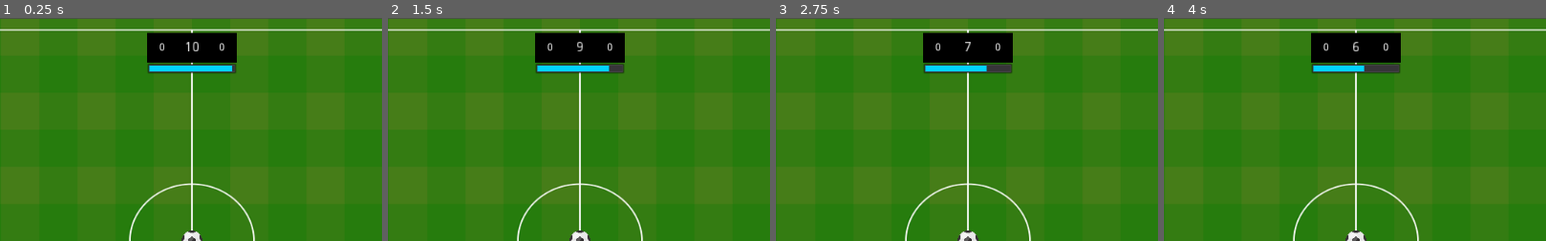
Above: before the commit, frames 1-4 (left to right).
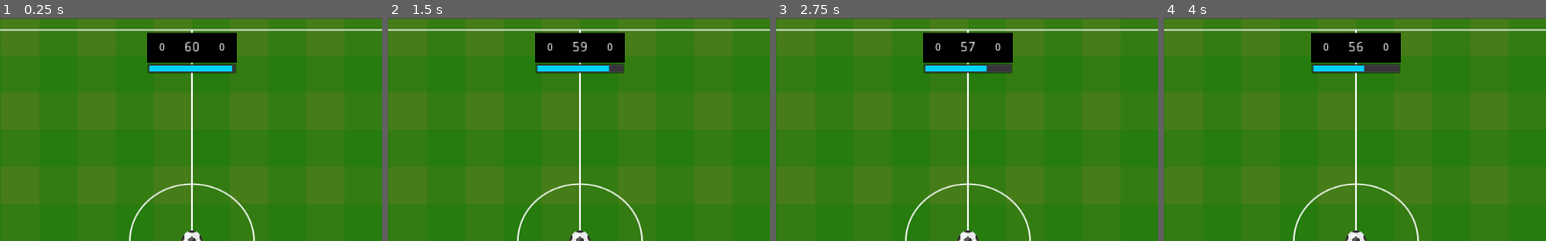
Above: after the commit, the same moments.

Repository: wendeljeske20/CapSoccer
Game: Godot game, scene res://Scenes/Match.tscn
Same seed, same stepped clock (60 frames per second), same inputs: the game is played once before the commit and once after it.
Inputs:
- Up to frame 1 (0.25 s): no input
- Up to frame 2 (1.5 s): tap Enter at 0.5 s; tap Space at 1.25 s
- Up to frame 3 (2.75 s): tap Enter at 2 s
- Up to frame 4 (4 s): tap Space at 2.75 s; tap Enter at 3.5 s
The pictures show only the part of the screen within x 25-75%, y 0-50%; the shares and areas given below are measured in that part.

The runs differ from the first frame. In frame 1, less than 0.1% of the frame differs, in the area x 48-50%, y 10-15%; in frame 2, 0.1%, in the area x 48-52%, y 10-15%; in frame 3, 0.1%; in frame 4, 0.1%.
Error in both runs: Attempt to call function 'add_child' in base 'null instance' on a null instance. (res://Scripts/Player.gd:30)

Commit message:
Adding match parameters and fixing timers

Diff:
--- a/Scenes/Match.tscn
+++ b/Scenes/Match.tscn
@@ -1,10 +1,11 @@
-[gd_scene load_steps=7 format=2]
+[gd_scene load_steps=8 format=2]
 
 [ext_resource path="res://Scenes/Field.tscn" type="PackedScene" id=1]
 [ext_resource path="res://Scenes/MatchManager.tscn" type="PackedScene" id=2]
 [ext_resource path="res://Scenes/Player.tscn" type="PackedScene" id=3]
 [ext_resource path="res://Sprites/black.png" type="Texture" id=4]
 [ext_resource path="res://Scenes/Ball.tscn" type="PackedScene" id=5]
+[ext_resource path="res://Scripts/MatchParameters.gd" type="Script" id=6]
 
 [sub_resource type="StyleBoxFlat" id=1]
 bg_color = Color( 0, 0.831373, 1, 1 )
@@ -83,12 +84,18 @@
 value = 5.0
 percent_visible = false
 
-[node name="MatchTimer" type="Timer" parent="MatchManager/HudManager/ScorePanel"]
+[node name="TurnTimer" type="Timer" parent="MatchManager/HudManager/ScorePanel"]
 wait_time = 10.0
 one_shot = true
-autostart = true
+
+[node name="MatchTimer" type="Timer" parent="MatchManager/HudManager/ScorePanel"]
+wait_time = 60.0
+one_shot = true
 
 [node name="Ball" parent="MatchManager" instance=ExtResource( 5 )]
 
+[node name="MatchParameters" type="Node" parent="MatchManager"]
+script = ExtResource( 6 )
+
 [node name="Camera2D" type="Camera2D" parent="."]
 current = true
--- a/Scripts/MatchManager.gd
+++ b/Scripts/MatchManager.gd
@@ -1,11 +1,16 @@
 extends Node2D
 
+# Game Objects
 onready var player1 = get_node("Player1")
 onready var player2 = get_node("Player2")
 onready var ball = get_node("Ball")
+onready var matchParams = get_node("MatchParameters")
 
-onready var currentPlayer = player1
+var currentPlayer = null
+
+# Timers
 onready var matchTimer = get_node("HudManager/ScorePanel/MatchTimer")
+onready var turnTimer = get_node("HudManager/ScorePanel/TurnTimer")
 onready var timeLabel = get_node("HudManager/ScorePanel/TimeLabel")
 onready var timeBar = get_node("HudManager/ScorePanel/TurnTimeBar")
 
@@ -17,45 +22,54 @@
 var movementDirection = Vector2()
 var changeDirection = false
 
+############
+# Functions
+############
+
 func _ready():
-	player1.startPositions.append(Vector2(-100, 0))
-	player1.startPositions.append(Vector2(-250, +150))
-	player1.startPositions.append(Vector2(-250, -150))
+	# Init players
+	#player1.startPositions.append(Vector2(-100, 0))
+	#player1.startPositions.append(Vector2(-250, +150))
+	#player1.startPositions.append(Vector2(-250, -150))
 
-	player2.startPositions.append(Vector2(100, 0))
-	player2.startPositions.append(Vector2(250, +150))
-	player2.startPositions.append(Vector2(250, -150))
+	#player2.startPositions.append(Vector2(100, 0))
+	#player2.startPositions.append(Vector2(250, +150))
+	#player2.startPositions.append(Vector2(250, -150))
+
+	player1.startPositions = matchParams.GetPlayerPosition(true)
+	player2.startPositions = matchParams.GetPlayerPosition(false)
 
 	player1.SpawnButtons()
 	player2.SpawnButtons()
 
+	currentPlayer = player1
 
-	#currentTurnPlayer = player1
+	# Init match params
+	matchTimer.wait_time = matchParams.matchTime
+	matchTimer.start()
+
+	turnTimer.wait_time = matchParams.turnTime
+	turnTimer.start()
+
 	pass
 
 func _process(delta):
+
+	# Timers
+	UpdateTimers()
+	CheckTurnTimer()
+
+	# Player Input
 	ProcessInput()
-
 	if changeDirection:
 		currentPlayer.SetCurrentButton(movementDirection.angle())
 
-	if matchTimer.time_left <= 0:
-		PassTurn()
-
-	timeLabel.set_text(str(int(round(matchTimer.get_time_left()))))
-	timeBar.value = matchTimer.get_time_left()
-
-
-
+	# Goal scoring
 	if ball.goalScored != 0:
 		if ball.goalScored == 1:
 			player1.score += 1
 		else:
 			player2.score += 1
-
-
-		#player1.ResetButtonPositions();
-		#player2.ResetButtonPositions();
 
 		ball.goalScored = 0
 	pass
@@ -66,10 +80,10 @@
 		currentPlayer = player2
 	else:
 		currentPlayer = player1
-	matchTimer.start();
+
+	# Reset timer
+	turnTimer.start();
 	pass
-
-
 
 func ProcessInput():
 	var currentController = "controller"+currentPlayer.playerID
@@ -97,3 +111,12 @@
 
 	movementDirection.x = inputRight - inputLeft
 	movementDirection.y = inputUp - inputDown
+
+func UpdateTimers():
+	timeLabel.set_text(str(int(round(matchTimer.get_time_left()))))
+	timeBar.value = turnTimer.get_time_left()
+
+func CheckTurnTimer():
+	if turnTimer.time_left <= 0:
+		PassTurn()
+		turnTimer.start()
--- /dev/null
+++ b/Scripts/MatchParameters.gd
@@ -0,0 +1,23 @@
+extends Node
+
+# In seconds
+export(int) var turnTime = 10
+export(int) var matchTime = 60
+
+# Right side player positions only
+# For the left player we invert the X axis
+var playerPositions = [
+	Vector2(100, +0),
+	Vector2(250, +150),
+	Vector2(250, -150)
+]
+
+func AddMatchTime(delta):
+	matchTime += delta
+
+func GetPlayerPosition(isLeftSide):
+	var playerPosCopy = [] + playerPositions
+	if(isLeftSide):
+		for i in range(playerPosCopy.size()):
+			playerPosCopy[i].x *= -1
+	return playerPosCopy
